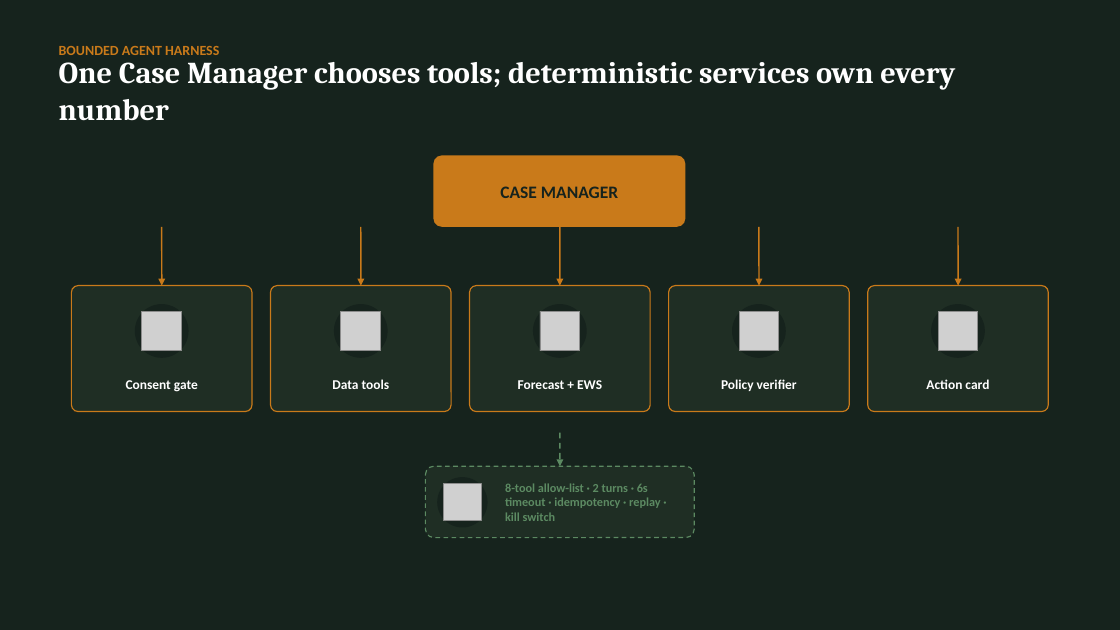
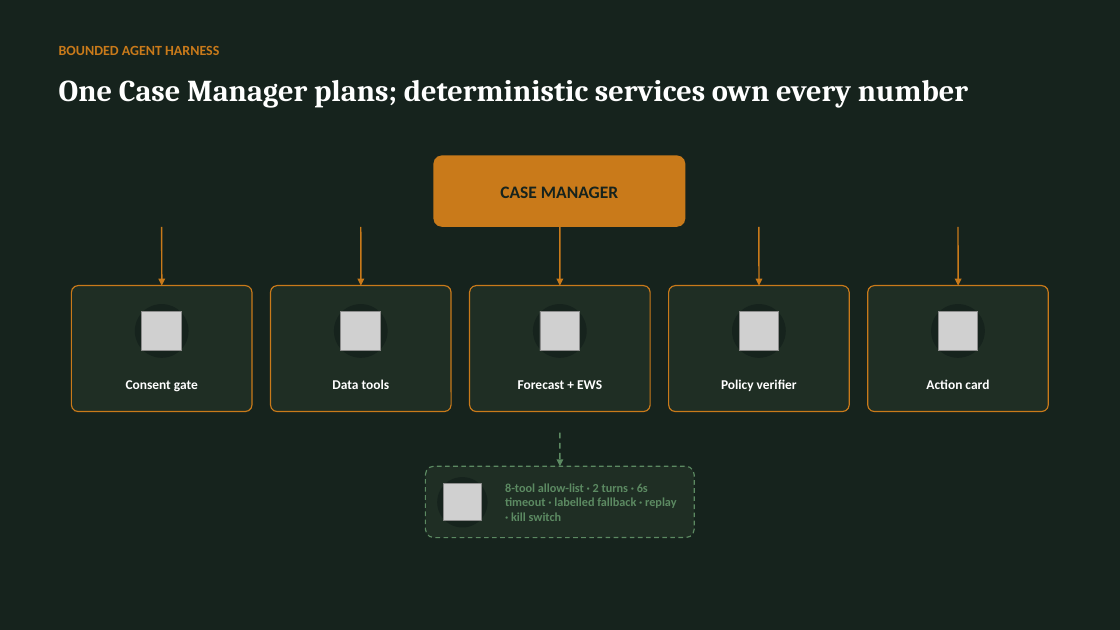
Before and after one commit to gowtham66867/KisanFlow, a slide deck: slide 7 of KisanFlow_Presentation.pptx. Drawn at 1120x630 pixels with LibreOffice and Linux fonts; fonts in the diff are those of the drawing; grey boxes stand for pictures. Boxes give left, top, right and bottom in pixels: in the first picture for what was removed or moved away, otherwise in the second. Text is boxed around its words. In the diff, an @@ line names an element or a change of style, - is before the commit and + after.

```diff
--- a/KisanFlow_Presentation.pptx
+++ b/KisanFlow_Presentation.pptx
@@ text at bbox=[59, 80, 968, 108]: text changed @@
-One Case Manager chooses tools; deterministic services own every number
+One Case Manager plans; deterministic services own every number
@@ text at bbox=[505, 483, 676, 521]: text changed @@
-8-tool allow-list · 2 turns · 6s timeout · idempotency · replay · kill switch
+8-tool allow-list · 2 turns · 6s timeout · labelled fallback · replay · kill switch
```
Also in this commit, not shown: 3 other slides changed, 5 other files.
